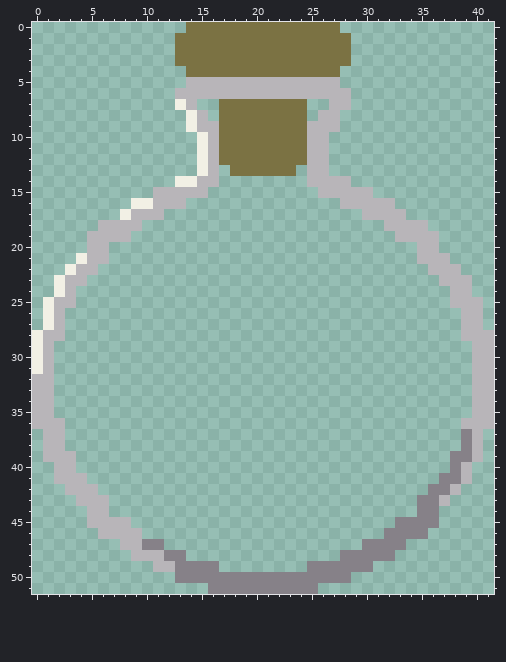
Two states of a pixel-art file, UnityGMTKGameJam2022/Assets/Art/ui_mana_bar.aseprite. That is the earlier state.
42x52 pixels, 1 frame.
After:
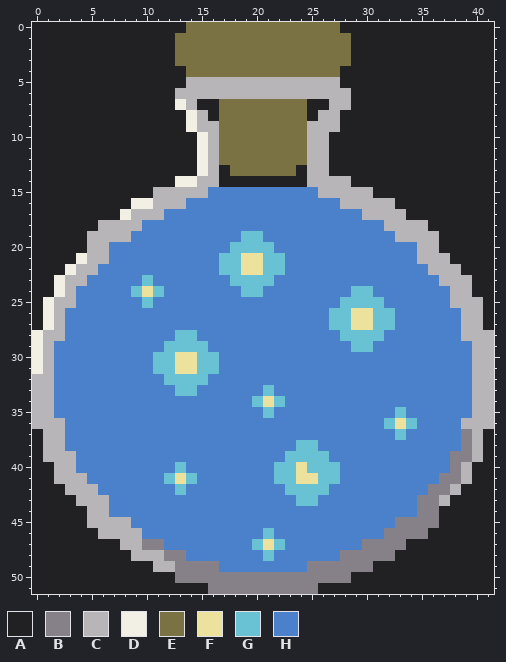
Palette (. is transparent): A #212123  B #868188  C #b8b5b9  D #f2f0e5  E #7b7243  F #ede19e  G #68c2d3  H #4b80ca
The exact change:
layer "Layer 1" now shown
layer "Layer 3" added
Changed rows in their new state; - is an unchanged pixel.
Layers "Layer 3", "Layer 1":
first column x 0:
 0 AAAAAAAAAAAAAA--------------AAAAAAAAAAAAAA
 1 AAAAAAAAAAAAA----------------AAAAAAAAAAAAA
 2 AAAAAAAAAAAAA----------------AAAAAAAAAAAAA
 3 AAAAAAAAAAAAA----------------AAAAAAAAAAAAA
 4 AAAAAAAAAAAAAA--------------AAAAAAAAAAAAAA
 5 AAAAAAAAAAAAAA--------------AAAAAAAAAAAAAA
 6 AAAAAAAAAAAAA----------------AAAAAAAAAAAAA
 7 AAAAAAAAAAAAA--AA--------AA--AAAAAAAAAAAAA
 8 AAAAAAAAAAAAAA--A--------A--AAAAAAAAAAAAAA
 9 AAAAAAAAAAAAAA--------------AAAAAAAAAAAAAA
10 AAAAAAAAAAAAAAA------------AAAAAAAAAAAAAAA
11 AAAAAAAAAAAAAAA------------AAAAAAAAAAAAAAA
12 AAAAAAAAAAAAAAA------------AAAAAAAAAAAAAAA
13 AAAAAAAAAAAAAAA--A------A--AAAAAAAAAAAAAAA
14 AAAAAAAAAAAAA----AAAAAAAA----AAAAAAAAAAAAA
15 AAAAAAAAAAA-----HHHHHHHHHH-----AAAAAAAAAAA
16 AAAAAAAAA-----HHHHHHHHHHHHHH-----AAAAAAAAA
17 AAAAAAAA----HHHHHHHHHHHHHHHHHH----AAAAAAAA
18 AAAAAA----HHHHHHHHHHHHHHHHHHHHHH----AAAAAA
19 AAAAA----HHHHHHHHHHGGHHHHHHHHHHHH----AAAAA
20 AAAAA--HHHHHHHHHHHGGGGHHHHHHHHHHHHH--AAAAA
21 AAAA---HHHHHHHHHHGGFFGGHHHHHHHHHHHH---AAAA
22 AAA---HHHHHHHHHHHGGFFGGHHHHHHHHHHHHH---AAA
23 AA---HHHHHGHHHHHHHGGGGHHHHHHHHHHHHHHH---AA
24 AA--HHHHHGFGHHHHHHHGGHHHHHHHHGGHHHHHHH--AA
25 A---HHHHHHGHHHHHHHHHHHHHHHHHGGGGHHHHHH---A
26 A--HHHHHHHHHHHHHHHHHHHHHHHHGGFFGGHHHHHH--A
27 A--HHHHHHHHHHHHHHHHHHHHHHHHGGFFGGHHHHHH--A
28 ---HHHHHHHHHHGGHHHHHHHHHHHHHGGGGHHHHHHH---
29 --HHHHHHHHHHGGGGHHHHHHHHHHHHHGGHHHHHHHHH--
30 --HHHHHHHHHGGFFGGHHHHHHHHHHHHHHHHHHHHHHH--
31 --HHHHHHHHHGGFFGGHHHHHHHHHHHHHHHHHHHHHHH--
32 --HHHHHHHHHHGGGGHHHHHHHHHHHHHHHHHHHHHHHH--
33 --HHHHHHHHHHHGGHHHHHHGHHHHHHHHHHHHHHHHHH--
34 --HHHHHHHHHHHHHHHHHHGFGHHHHHHHHHHHHHHHHH--
35 --HHHHHHHHHHHHHHHHHHHGHHHHHHHHHHHGHHHHHH--
36 ---HHHHHHHHHHHHHHHHHHHHHHHHHHHHHGFGHHHH---
37 A--HHHHHHHHHHHHHHHHHHHHHHHHHHHHHHGHHHHH--A
38 A--HHHHHHHHHHHHHHHHHHHHHGGHHHHHHHHHHHHH--A
39 A---HHHHHHHHHHHHHHHHHHHGGGGHHHHHHHHHHH---A
40 AA--HHHHHHHHHGHHHHHHHHGGFGGGHHHHHHHHHH--AA
41 AA---HHHHHHHGFGHHHHHHHGGFFGGHHHHHHHHH---AA
42 AAA---HHHHHHHGHHHHHHHHHGGGGHHHHHHHHH---AAA
43 AAAA---HHHHHHHHHHHHHHHHHGGHHHHHHHHH---AAAA
44 AAAAA--HHHHHHHHHHHHHHHHHHHHHHHHHHHH--AAAAA
45 AAAAA----HHHHHHHHHHHHHHHHHHHHHHHH----AAAAA
46 AAAAAA----HHHHHHHHHHHGHHHHHHHHHH----AAAAAA
47 AAAAAAAA----HHHHHHHHGFGHHHHHHH----AAAAAAAA
48 AAAAAAAAA-----HHHHHHHGHHHHHH-----AAAAAAAAA
49 AAAAAAAAAAA------HHHHHHHH------AAAAAAAAAAA
50 AAAAAAAAAAAAA----------------AAAAAAAAAAAAA
51 AAAAAAAAAAAAAAAA----------AAAAAAAAAAAAAAAA
Boxes around the changes in both pictures, in picture pixels (x1, y1, x2, y2):
added: (32, 22, 494, 594)
